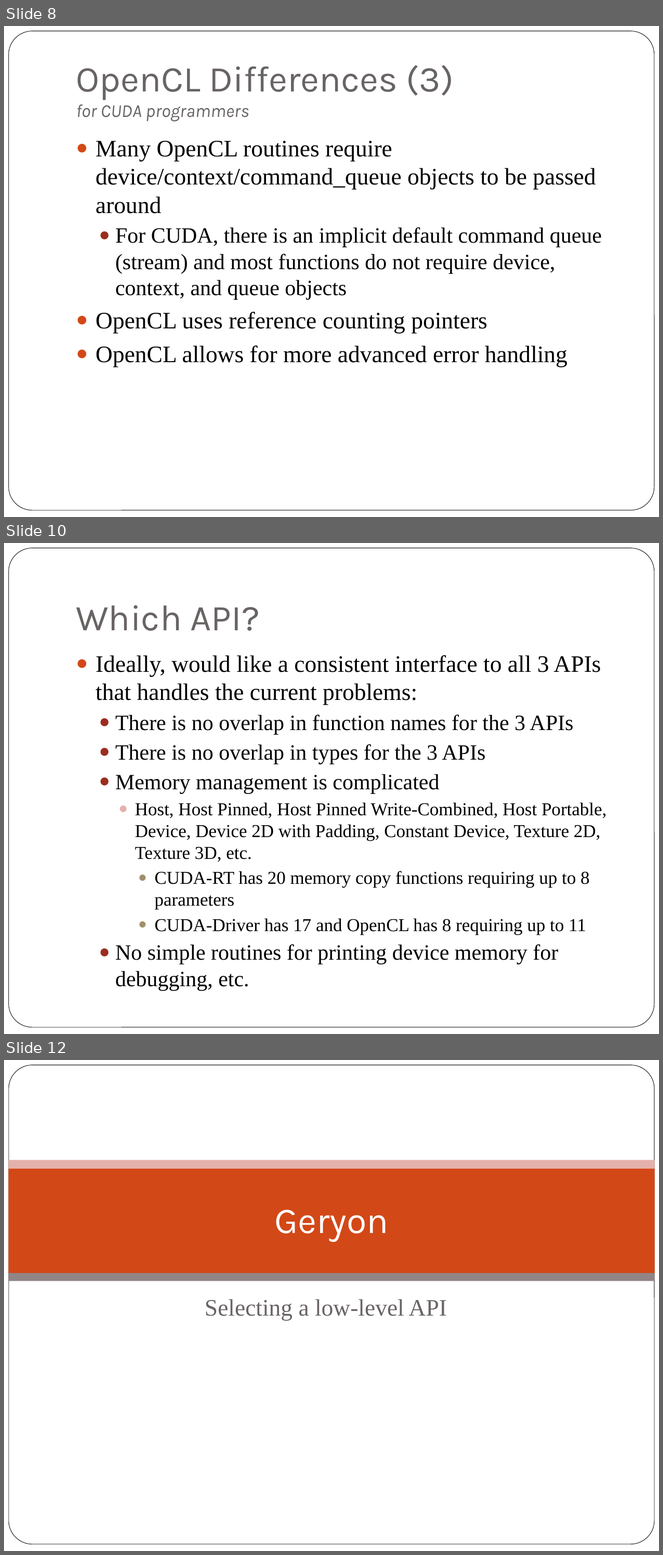
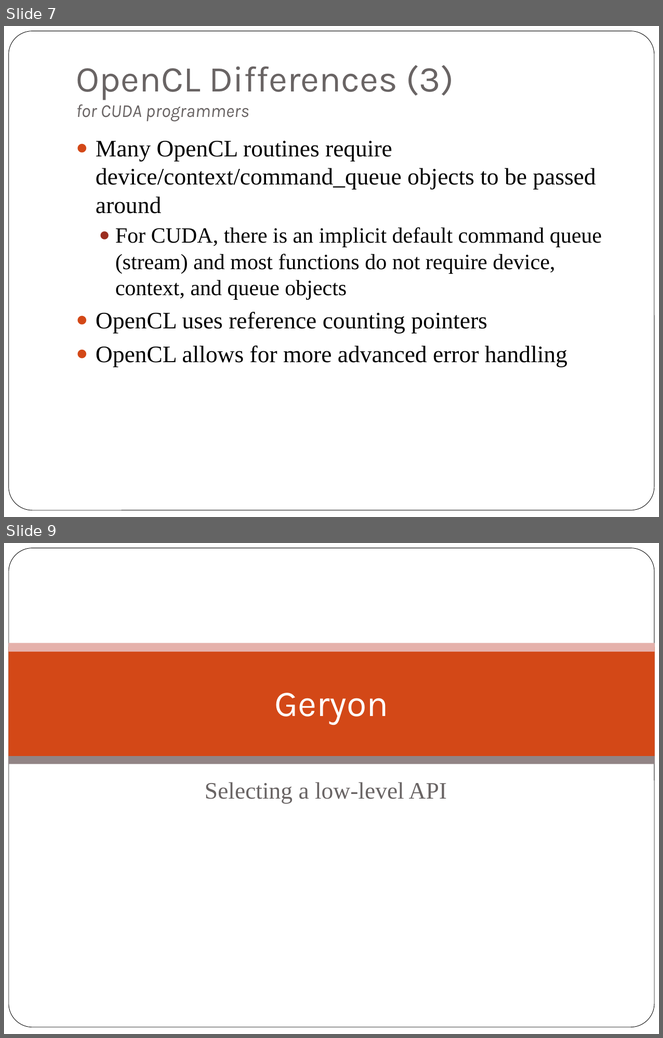
Before and after one commit to scicomp/geryon, a slide deck: geryon.pptx. Shown one above the other, each under a label of ours: slides 8, 10 and 12 before the commit, slides 7 and 9 after it; the slides between them are not shown. The pictures are 663x1555 and 663x1038 pixels, drawn with LibreOffice and Linux fonts; fonts in the diff are those of the drawing; background and template pictures are left out. Boxes give left, top, right and bottom in pixels: in the first picture for what was removed or moved away, otherwise in the second. Text is boxed around its words. In the diff, an @@ line names an element or a change of style, - is before the commit and + after.

```diff
--- a/geryon.pptx
+++ b/geryon.pptx
@@ slide 10 removed at (4, 543, 659, 1034), background #FFFFFF; not listed: 1 template element that a slide beside it also shows @@
@@ title removed at (76, 605, 260, 631) @@
-Which API?
@@ text removed at (96, 655, 607, 991) @@
-● Ideally, would like a consistent interface to all 3 APIs that handles the current problems:
-  ● There is no overlap in function names for the 3 APIs
-  ● There is no overlap in types for the 3 APIs
-  ● Memory management is complicated
-    ● Host, Host Pinned, Host Pinned Write-Combined, Host Portable, Device, Device 2D with Padding, Constant Device, Texture 2D, Texture 3D, etc.
-      ● CUDA-RT has 20 memory copy functions requiring up to 8 parameters
-      ● CUDA-Driver has 17 and OpenCL has 8 requiring up to 11
-  ● No simple routines for printing device memory for debugging, etc.
@@ what was slide 8 is now slide 7 @@
@@ what was slide 12 is now slide 9 @@
```
Also in this commit, not shown: 5 slides changed, 2 other slides removed, 6 other files.
